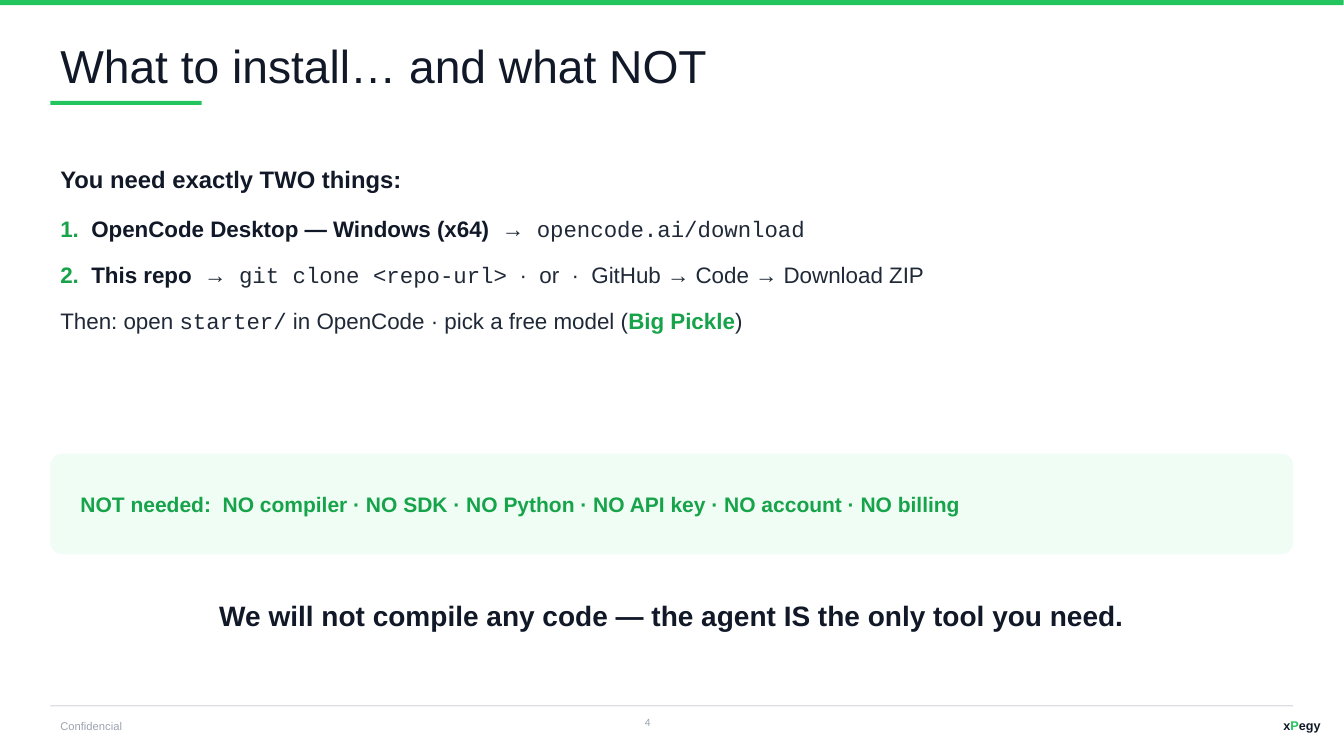
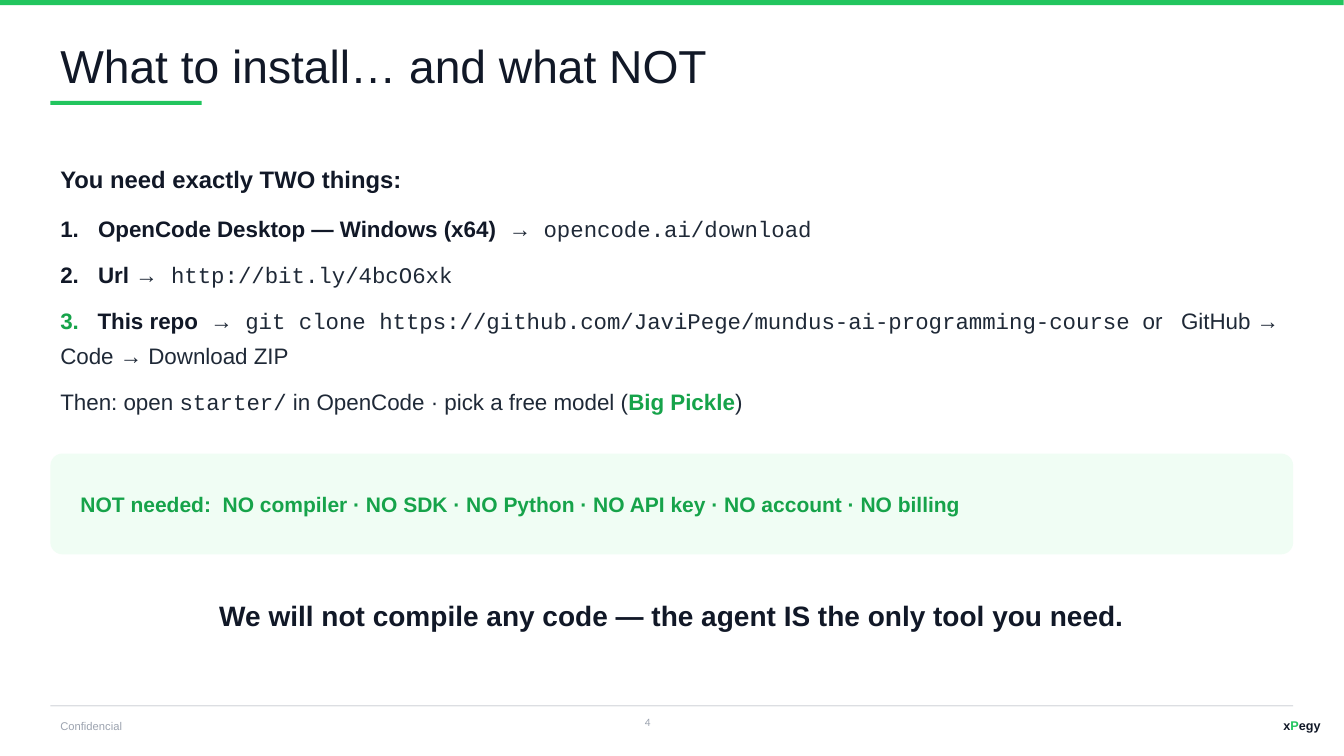
Before and after one commit to JaviPege/mundus-ai-programming-course, a slide deck: slide 4 of AI-EBike-Fleet-Manager-Workshop.pptx. Drawn at 1344x756 pixels with LibreOffice and Linux fonts; fonts in the diff are those of the drawing. Boxes give left, top, right and bottom in pixels: in the first picture for what was removed or moved away, otherwise in the second. Text is boxed around its words. In the diff, an @@ line names an element or a change of style, - is before the commit and + after.

```diff
--- a/AI-EBike-Fleet-Manager-Workshop.pptx
+++ b/AI-EBike-Fleet-Manager-Workshop.pptx
@@ text at <box>60,220,1250,365</box>: text changed; font Arial to Courier New @@
-1. OpenCode Desktop — Windows (x64) → opencode.ai/download
-2. This repo → git clone <repo-url> · or · GitHub → Code → Download ZIP
+1. OpenCode Desktop — Windows (x64) → opencode.ai/download
+2. Url → http://bit.ly/4bcO6xk
+3. This repo → git clone https://github.com/JaviPege/mundus-ai-programming-course or GitHub → Code → Download ZIP
```
Also in this commit, not shown: 13 other slides changed.
